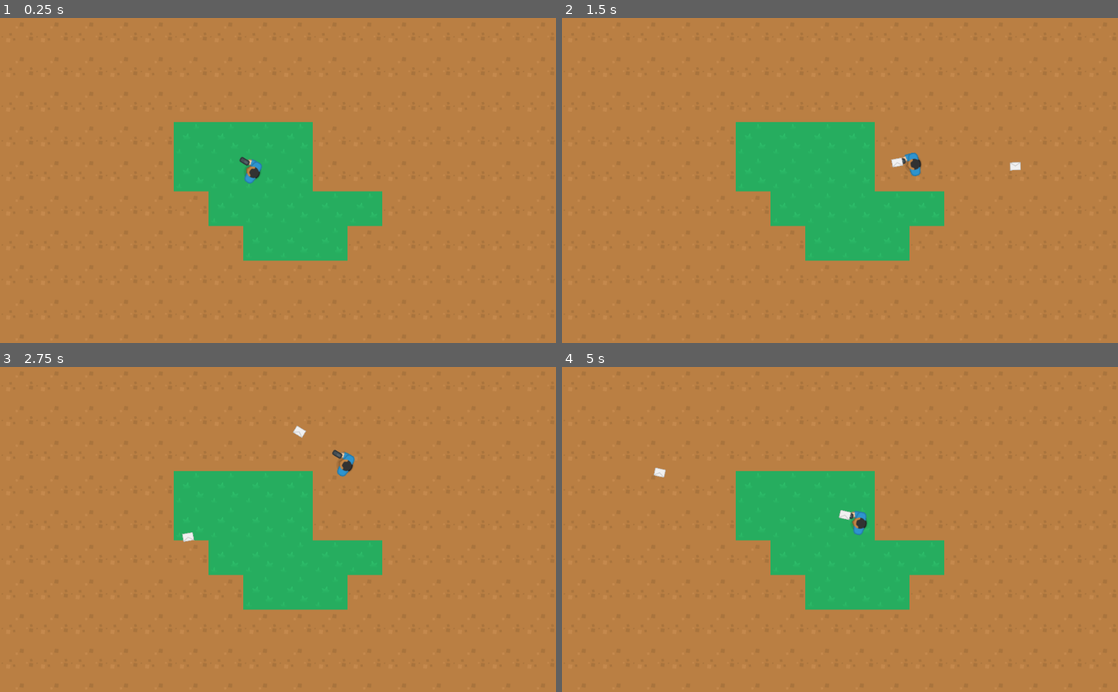
Above: before the commit, frames 1-4 (two rows, left to right).
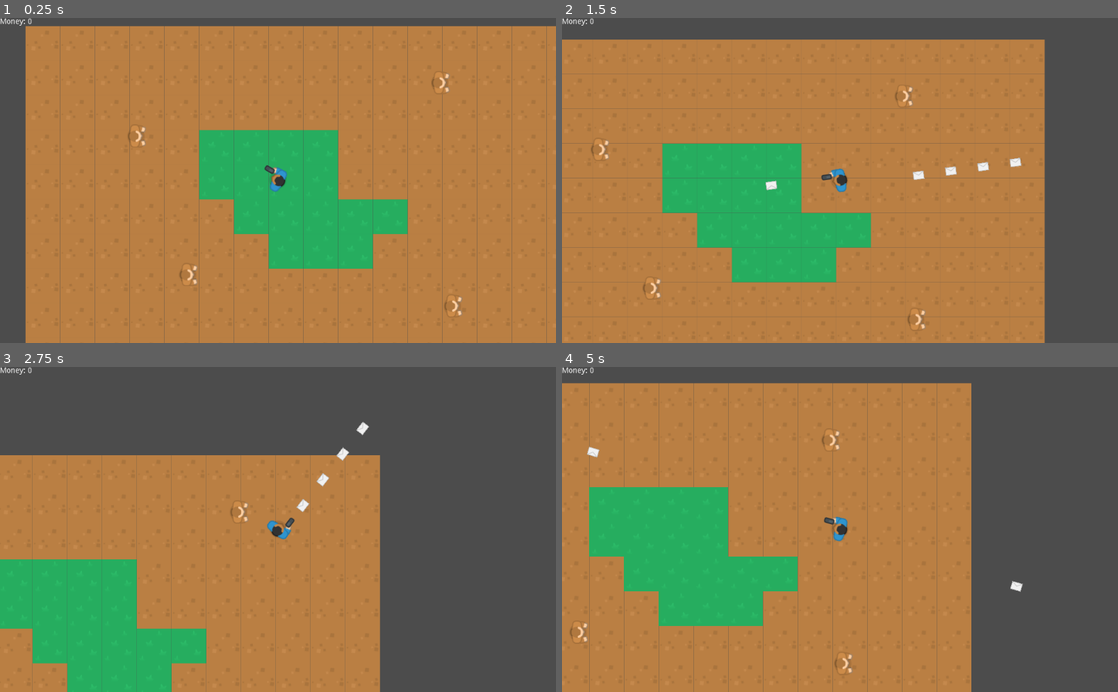
Above: after the commit, the same moments.

Repository: nwforrer/openjam2018
Game: Godot game, scene res://Game.tscn
Two runs of this game, one before a commit and one after it. Both use one fixed random seed, a clock stepped at 60 frames per second and the inputs below. Before the commit the project starts from res://Map.tscn.
Inputs (mouse positions are in pixels of both pictures, inside the frame that each line leads up to):
- Up to frame 1 (0.25 s): no input
- Up to frame 2 (1.5 s): tap Enter at 0.5 s; move the mouse to (962, 164) at 0.52 s; press the mouse at (962, 164) at 0.53 s; hold W (up) 0.53-1.28 s; move the mouse to (728, 196) at 1.27 s; release the mouse at (728, 196) at 1.28 s; hold S (down) from 1.28 s (still down); click (728, 196) at 1.35 s
- Up to frame 3 (2.75 s): move the mouse to (333, 458) at 2.02 s; release S (down) at 2.03 s; press the mouse at (333, 458) at 2.03 s; hold W (up) from 2.03 s (still down)
- Up to frame 4 (5 s): move the mouse to (812, 594) at 2.77 s; release the mouse at (812, 594) at 2.78 s; click (812, 594) at 2.85 s; move the mouse to (1006, 578) at 3.52 s; release W (up) at 3.53 s; press the mouse at (1006, 578) at 3.53 s; hold S (down) from 3.53 s (still down); move the mouse to (673, 480) at 4.27 s; release the mouse at (673, 480) at 4.28 s; click (673, 480) at 4.35 s

The runs differ from the first frame. In frame 1, 14% of the frame differs, in the area x 0-100%, y 0-100%; in frame 2, 34%; in frame 3, 72%; in frame 4, 52%.
Error after the commit: Parse Error: The identifier "IDLE" isn't declared in the current scope. (res://citizen/Citizen.gd:12)

Commit message:
Add NPCs to shoot and a camera.

Diff:
--- /dev/null
+++ b/Camera.gd
@@ -0,0 +1,11 @@
+extends Camera2D
+
+var target
+var target_offset = Vector2()
+
+func _ready():
+	target_offset = OS.window_size / 2
+
+func _physics_process(delta):
+	if target:
+		position = target.position - target_offset
--- /dev/null
+++ b/Camera.tscn
@@ -0,0 +1,30 @@
+[gd_scene load_steps=2 format=2]
+
+[ext_resource path="res://Camera.gd" type="Script" id=1]
+
+[node name="Camera2D" type="Camera2D"]
+
+anchor_mode = 1
+rotating = false
+current = false
+zoom = Vector2( 1, 1 )
+limit_left = -10000000
+limit_top = -10000000
+limit_right = 10000000
+limit_bottom = 10000000
+limit_smoothed = false
+drag_margin_h_enabled = true
+drag_margin_v_enabled = true
+smoothing_enabled = false
+smoothing_speed = 5.0
+offset_v = 0.0
+offset_h = 0.0
+drag_margin_left = 0.2
+drag_margin_top = 0.2
+drag_margin_right = 0.2
+drag_margin_bottom = 0.2
+editor_draw_screen = true
+editor_draw_limits = false
+editor_draw_drag_margin = false
+script = ExtResource( 1 )
+_sections_unfolded = [ "Smoothing" ]
--- /dev/null
+++ b/Game.gd
@@ -0,0 +1,28 @@
+extends Node
+
+var envelope_scene
+var money = 0
+
+const money_label_format = "Money: %s"
+
+func _ready():
+	$Camera.target = $Player
+	envelope_scene = preload("res://player/Envelope.tscn")
+	update_money()
+
+func update_money():
+	$Camera/GUI/MoneyLabel.text = money_label_format % money
+
+func _on_Player_spawn_envelope(pos, rot):
+	var envelope = envelope_scene.instance()
+	envelope.position = pos
+	envelope.rotation = rot
+	envelope.connect('envelope_collision', self, '_on_Envelope_collision')
+	add_child(envelope)
+
+func _on_Envelope_collision(env, collider):
+	if collider.money_held:
+		money += collider.money_held
+		update_money()
+	env.queue_free()
+	collider.queue_free()
--- a/Map.tscn
+++ b/Game.tscn
@@ -1,14 +1,19 @@
-[gd_scene load_steps=3 format=2]
+[gd_scene load_steps=6 format=2]
 
-[ext_resource path="res://environment/TileSet.tres" type="TileSet" id=1]
-[ext_resource path="res://player/Player.tscn" type="PackedScene" id=2]
+[ext_resource path="res://Game.gd" type="Script" id=1]
+[ext_resource path="res://environment/TileSet.tres" type="TileSet" id=2]
+[ext_resource path="res://player/Player.tscn" type="PackedScene" id=3]
+[ext_resource path="res://citizen/Citizen.tscn" type="PackedScene" id=4]
+[ext_resource path="res://Camera.tscn" type="PackedScene" id=5]
 
-[node name="Map" type="Node"]
+[node name="Game" type="Node"]
+
+script = ExtResource( 1 )
 
 [node name="TileMap" type="TileMap" parent="." index="0"]
 
 mode = 0
-tile_set = ExtResource( 1 )
+tile_set = ExtResource( 2 )
 cell_size = Vector2( 64, 64 )
 cell_quadrant_size = 16
 cell_custom_transform = Transform2D( 1, 0, 0, 1, 0, 0 )
@@ -24,7 +29,65 @@
 occluder_light_mask = 1
 format = 1
 tile_data = PoolIntArray( 0, 1, 0, 1, 1, 0, 2, 1, 0, 3, 1, 0, 4, 1, 0, 5, 1, 0, 6, 1, 0, 7, 1, 0, 8, 1, 0, 9, 1, 0, 10, …(2057 unchanged characters)…
+_sections_unfolded = [ "Cell", "Z Index" ]
 
-[node name="Player" parent="." index="1" instance=ExtResource( 2 )]
+[node name="Player" parent="." index="1" instance=ExtResource( 3 )]
 
 position = Vector2( 465.474, 285.026 )
+
+[node name="Citizen" parent="." index="2" instance=ExtResource( 4 )]
+
+position = Vector2( 205.055, 203.004 )
+
+[node name="Citizen2" parent="." index="3" instance=ExtResource( 4 )]
+
+position = Vector2( 300.345, 458.96 )
+
+[node name="Citizen3" parent="." index="4" instance=ExtResource( 4 )]
+
+position = Vector2( 787.88, 516.577 )
+
+[node name="Citizen4" parent="." index="5" instance=ExtResource( 4 )]
+
+position = Vector2( 764.611, 104.389 )
+
+[node name="Camera" parent="." index="6" instance=ExtResource( 5 )]
+
+anchor_mode = 0
+current = true
+
+[node name="GUI" type="Control" parent="Camera" index="0"]
+
+anchor_left = 0.0
+anchor_top = 0.0
+anchor_right = 0.0
+anchor_bottom = 0.0
+margin_right = 40.0
+margin_bottom = 40.0
+rect_pivot_offset = Vector2( 0, 0 )
+rect_clip_content = false
+mouse_filter = 0
+mouse_default_cursor_shape = 0
+size_flags_horizontal = 1
+size_flags_vertical = 1
+_sections_unfolded = [ "Anchor" ]
+
+[node name="MoneyLabel" type="Label" parent="Camera/GUI" index="0"]
+
+anchor_left = 0.0
+anchor_top = 0.0
+anchor_right = 0.0
+anchor_bottom = 0.0
+margin_right = 40.0
+margin_bottom = 14.0
+rect_pivot_offset = Vector2( 0, 0 )
+rect_clip_content = false
+mouse_filter = 2
+mouse_default_cursor_shape = 0
+size_flags_horizontal = 1
+size_flags_vertical = 4
+percent_visible = 1.0
+lines_skipped = 0
+max_lines_visible = -1
+
+[connection signal="spawn_envelope" from="Player" to="." method="_on_Player_spawn_envelope"]
--- /dev/null
+++ b/citizen/Citizen.gd
@@ -0,0 +1,41 @@
+extends KinematicBody2D
+
+enum STATES {IDLE, WALKING}
+
+export (int) var money_held = 10
+
+var state
+var speed = 100
+var velocity = Vector2()
+
+func _ready():
+	change_state(IDLE)
+
+func _process(delta):
+	match state:
+		IDLE:
+			pass
+		WALKING:
+			pass
+
+func _physics_process(delta):
+	move_and_slide(velocity)
+
+func change_state(new_state):
+	state = new_state
+	match new_state:
+		WALKING:
+			var direction = Vector2(randf()*2-1, randf()*2-1)
+			look_at(direction + global_position)
+			velocity = direction.normalized() * speed
+		IDLE:
+			velocity = Vector2()
+
+	$change_state_timer.wait_time = randi()%5+1
+	$change_state_timer.start()
+
+func _on_change_state_timer_timeout():
+	if state == IDLE:
+		change_state(WALKING)
+	elif state == WALKING:
+		change_state(IDLE)
--- /dev/null
+++ b/citizen/Citizen.tscn
@@ -0,0 +1,37 @@
+[gd_scene load_steps=4 format=2]
+
+[ext_resource path="res://citizen/Citizen.gd" type="Script" id=1]
+[ext_resource path="res://citizen/manBrown_hold.png" type="Texture" id=2]
+
+[sub_resource type="RectangleShape2D" id=1]
+
+custom_solver_bias = 0.0
+extents = Vector2( 12.4734, 21.4991 )
+
+[node name="Citizen" type="KinematicBody2D"]
+
+input_pickable = false
+collision_layer = 4
+collision_mask = 3
+collision/safe_margin = 0.08
+script = ExtResource( 1 )
+_sections_unfolded = [ "Collision" ]
+money_held = 10
+
+[node name="Sprite" type="Sprite" parent="." index="0"]
+
+texture = ExtResource( 2 )
+
+[node name="CollisionShape2D" type="CollisionShape2D" parent="." index="1"]
+
+position = Vector2( -2.58826, 0 )
+shape = SubResource( 1 )
+
+[node name="change_state_timer" type="Timer" parent="." index="2"]
+
+process_mode = 1
+wait_time = 1.0
+one_shot = true
+autostart = false
+
+[connection signal="timeout" from="change_state_timer" to="." method="_on_change_state_timer_timeout"]
--- a/environment/Spritesheet.tscn
+++ b/environment/Spritesheet.tscn
@@ -2,7 +2,7 @@
 
 [ext_resource path="res://environment/spritesheet_tiles.png" type="Texture" id=1]
 
-[node name="Node2D" type="Node2D"]
+[node name="Node2D" type="Node2D" index="0"]
 
 [node name="spritesheet" type="Sprite" parent="." index="0"]
 
--- a/player/Envelope.gd
+++ b/player/Envelope.gd
@@ -1,4 +1,6 @@
 extends KinematicBody2D
+
+signal envelope_collision
 
 var speed = 500
 
@@ -7,8 +9,9 @@
 
 func _physics_process(delta):
 	var velocity = Vector2(speed, 0).rotated(rotation)
-	move_and_collide(velocity * delta)
-
+	var collision_info = move_and_collide(velocity * delta)
+	if collision_info:
+		emit_signal('envelope_collision', self, collision_info.collider)
 
 func _on_LifeTimer_timeout():
 	queue_free()
--- a/player/Player.gd
+++ b/player/Player.gd
@@ -1,16 +1,14 @@
 extends KinematicBody2D
+
+signal spawn_envelope
 
 export (int) var speed = 200
 export (float) var fire_delay = 0.1
 
-var envelope_scene
-
 var velocity = Vector2()
 
 func _ready():
-	envelope_scene = preload("res://player/Envelope.tscn")
-
-	$fire_timer.start()
+	pass
 
 func get_input():
 	look_at(get_global_mouse_position())
@@ -20,17 +18,10 @@
 	if Input.is_action_pressed('up'):
 		velocity = Vector2(speed, 0).rotated(rotation)
 
+	if Input.is_action_pressed('primary_action') and $fire_timer.is_stopped():
+		emit_signal('spawn_envelope', $gun_position.global_position, rotation)
+		$fire_timer.start()
+
 func _physics_process(delta):
 	get_input()
 	move_and_slide(velocity)
-
-func fire_envelope():
-	var envelope = envelope_scene.instance()
-	#envelope.velocity = velocity
-	envelope.position = $gun_position.global_position
-	envelope.rotation = rotation
-	get_parent().add_child(envelope)
-
-func _on_fire_timer_timeout():
-	fire_envelope()
-	$fire_timer.start()
--- a/player/Player.tscn
+++ b/player/Player.tscn
@@ -8,7 +8,7 @@
 custom_solver_bias = 0.0
 extents = Vector2( 12.9856, 20.7127 )
 
-[node name="Player" type="KinematicBody2D" index="0"]
+[node name="Player" type="KinematicBody2D"]
 
 input_pickable = false
 collision_layer = 1
@@ -32,13 +32,11 @@
 
 [node name="gun_position" type="Position2D" parent="." index="2"]
 
-position = Vector2( 29.5454, 9.09088 )
+position = Vector2( 41.4335, 9.26571 )
 
 [node name="fire_timer" type="Timer" parent="." index="3"]
 
 process_mode = 1
-wait_time = 0.5
-one_shot = false
-autostart = false
-
-[connection signal="timeout" from="fire_timer" to="." method="_on_fire_timer_timeout"]
+wait_time = 0.2
+one_shot = true
+autostart = true
--- a/project.godot
+++ b/project.godot
@@ -11,7 +11,7 @@
 [application]
 
 config/name="openjam2018"
-run/main_scene="res://Map.tscn"
+run/main_scene="res://Game.tscn"
 config/icon="res://icon.png"
 
 [input]
@@ -29,7 +29,7 @@
 
 2d_physics/layer_1="player"
 2d_physics/layer_2="envelope"
-2d_physics/layer_3="citizenn"
+2d_physics/layer_3="citizen"
 
 [rendering]
 
Binary file added: citizen/manBrown_hold.png
Not shown, added: citizen/manBrown_hold.png.import
Not shown, changed: .gitignore
